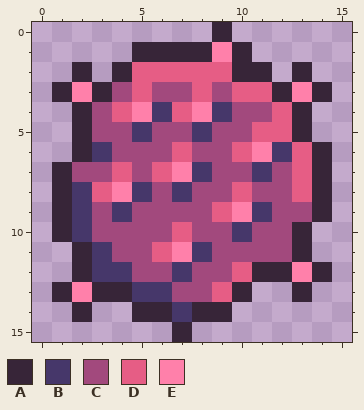
One commit to this pixel-art file: Resources/Sprites/Items/Rokakaka.aseprite. The picture above is the old version.
16x16 pixels, 1 frame.
Palette (. is transparent): A #372538  B #46376a  C #a2497d  D #e65d85  E #ff80aa
After:
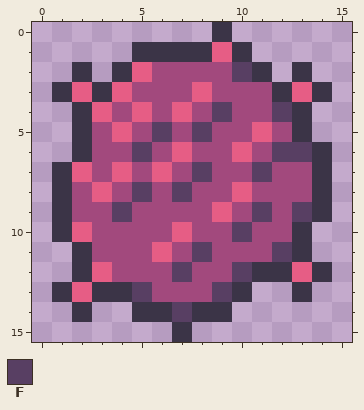
Colours new in this view: F #583f63
Change:
{"colour":"A","old":"#372538","new":"#3b3447"}
{"y":1,"x":9,"old":"E","new":"D"}
{"y":2,"x":6,"old":"DDDDA","new":"CCCCF"}
{"y":3,"x":2,"old":"E","new":"D"}
{"y":3,"x":4,"old":"CD","new":"DC"}
{"y":3,"x":10,"old":"DD","new":"CC"}
{"y":3,"x":13,"old":"E","new":"D"}
{"y":4,"x":3,"old":"CDEB","new":"DCDC"}
{"y":4,"x":8,"old":"EB","new":"CF"}
{"y":4,"x":12,"old":"D","new":"F"}
{"y":5,"x":4,"old":"CBC","new":"DCF"}
{"y":5,"x":8,"old":"B","new":"F"}
{"y":5,"x":12,"old":"D","new":"C"}
{"y":6,"x":3,"old":"B","new":"C"}
{"y":6,"x":5,"old":"C","new":"F"}
{"y":6,"x":11,"old":"EBD","new":"CFF"}
{"y":7,"x":2,"old":"C","new":"D"}
{"y":7,"x":7,"old":"EB","new":"CF"}
{"y":7,"x":11,"old":"B","new":"F"}
{"y":7,"x":13,"old":"D","new":"C"}
{"y":8,"x":2,"old":"B","new":"C"}
{"y":8,"x":4,"old":"EB","new":"CF"}
{"y":8,"x":7,"old":"B","new":"F"}
{"y":8,"x":13,"old":"D","new":"C"}
{"y":9,"x":2,"old":"B","new":"C"}
{"y":9,"x":4,"old":"B","new":"F"}
{"y":9,"x":10,"old":"EB","new":"CF"}
{"y":9,"x":13,"old":"C","new":"F"}
{"y":10,"x":2,"old":"B","new":"D"}
{"y":10,"x":10,"old":"B","new":"F"}
{"y":11,"x":3,"old":"B","new":"C"}
{"y":11,"x":7,"old":"EB","new":"CF"}
{"y":11,"x":12,"old":"C","new":"F"}
{"y":12,"x":3,"old":"BB","new":"DC"}
{"y":12,"x":7,"old":"B","new":"F"}
{"y":12,"x":10,"old":"D","new":"F"}
{"y":12,"x":13,"old":"E","new":"D"}
{"y":13,"x":2,"old":"E","new":"D"}
{"y":13,"x":5,"old":"BB","new":"FC"}
{"y":13,"x":9,"old":"D","new":"F"}
{"y":14,"x":7,"old":"B","new":"F"}
